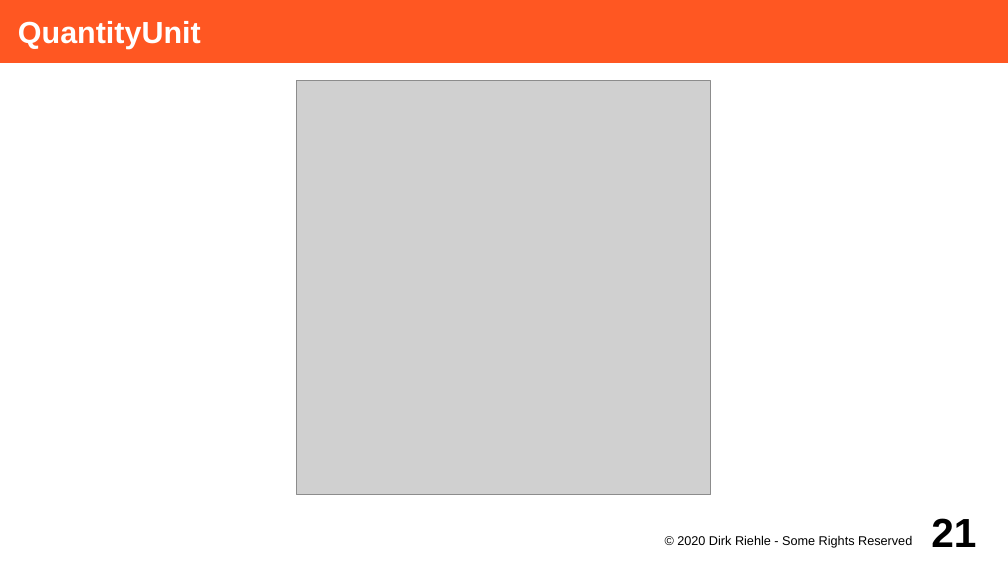
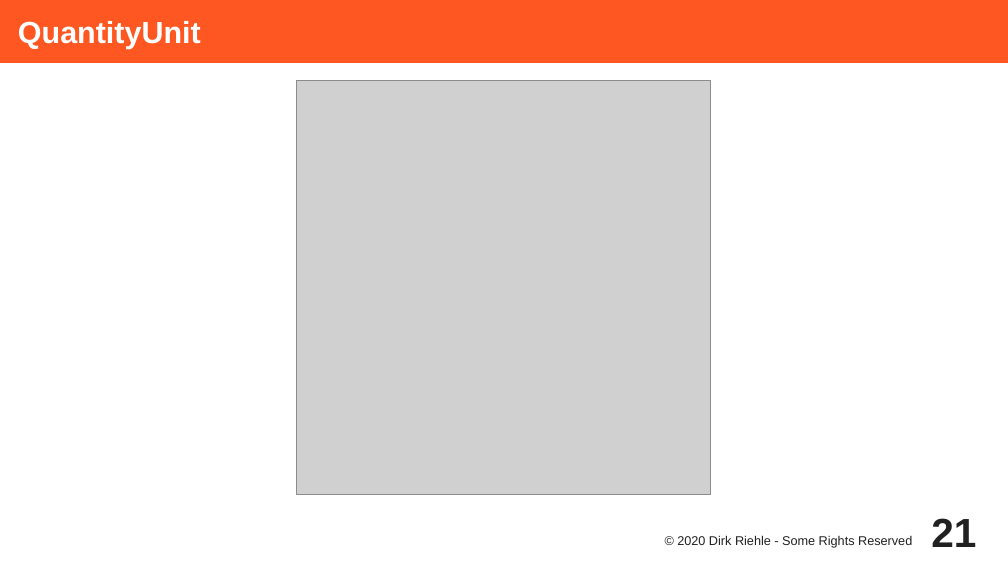
Before and after one commit to dirkriehle/adap-course, a slide deck: slide 21 of Lecture Slides/ADAP C07 - Value Objects.odp. Drawn at 1008x567 pixels with LibreOffice and Linux fonts; fonts in the diff are those of the drawing; grey boxes stand for pictures. Boxes give left, top, right and bottom in pixels: in the first picture for what was removed or moved away, otherwise in the second. Text is boxed around its words. In the diff, an @@ line names an element or a change of style, - is before the commit and + after.

Commit message:
Updated C07 to new style

```diff
--- a/Lecture Slides/ADAP C07 - Value Objects.odp
+++ b/Lecture Slides/ADAP C07 - Value Objects.odp
@@ page number at <box>931,518,976,547</box>: text colour #000000 to #212121 @@
@@ text "© 2020 Dirk Riehle - ..." at <box>677,535,912,548</box>: text colour #000000 to #212121 @@
```
Also in this commit, not shown: 32 other slides changed.
